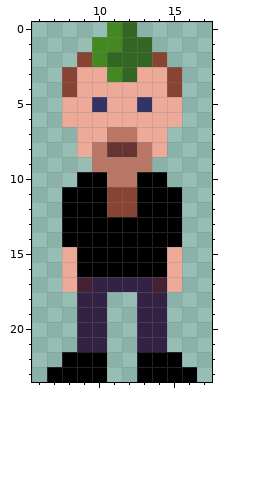
Pixel-art sprite -- plated/source/data/icon_kriss.png. That is the earlier state.
The file is 24x24 pixels. Shown: x 6..17, y 0..23.
The result:
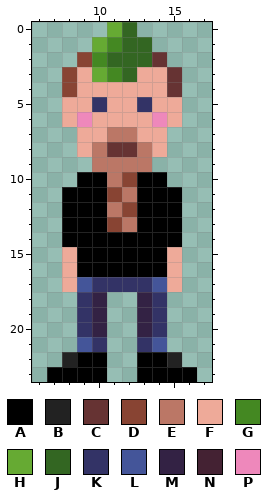
Palette (. is transparent): A #000000  B #222222  C #663333  D #884433  E #bb7766  F #eeaa99  G #448822  H #66aa33  J #336622  K #333366  L #445599  M #332244  N #442233  P #ee88bb
Difference:
@@ x 6..17 @@
- 0 .....GJ.....
- 1 ....GGJJ....
- 2 ...DGJJJD...
- 3 ..DFFGJFFD..
- 4 ..DFFFFFFD..
+ 0 .....HJ.....
+ 1 ....HGJJ....
+ 2 ...DGJJJC...
+ 3 ..DFHGJFFC..
+ 4 ..DFFFFFFC..
  5 ..FFKFFKFF..
- 6 ..FFFFFFFF..
+ 6 ..FPFFFFPF..
  7 ...FFEEFF...
@@ x 9..14 @@
  9 .EEEE.
-10 AAEEAA
-11 AADDAA
-12 AADDAA
-13 AAAAAA
+10 AAEDAA
+11 AADEAA
+12 AAEDAA
+13 AADEAA
 14 AAAAAA
@@ x 6..17 @@
 16 ..FAAAAAAF..
-17 ..FNMMMMNF..
-18 ...MM..MM...
-19 ...MM..MM...
-20 ...MM..MM...
-21 ...MM..MM...
-22 ..AAA..AAA..
+17 ..FLKKKKLF..
+18 ...KM..MK...
+19 ...KM..MK...
+20 ...KM..MK...
+21 ...LK..KL...
+22 ..BAA..AAB..
 23 .AAAA..AAAA.
